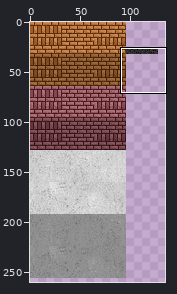
Sprite sheet: Factory/Tileset_Factory.png. The picture above shows the old version from afar; the outline marks the close-up.
Close-up. First the earlier version:
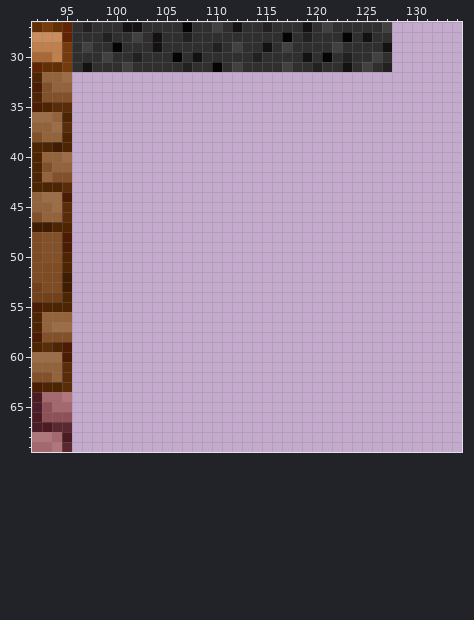
The file is 320x320 pixels. Colours within 5 levels of each other are drawn and written as one. Shown: x 92..134, y 27..69. The wide view leaves out empty margins.
New version:
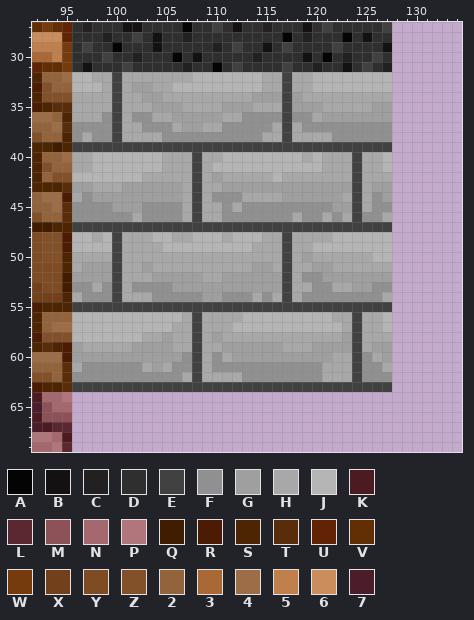
Palette (. is transparent): A #040404  B #131111  C #222020  D #2f2f2f  E #414141  F #909090  G #9f9f9f  H #a8a8a8  J #b5b5b5  K #4b1b21  L #5b2730  M #8d5258  N #a4686e  P #b0767c  Q #401c00  R #4b1b03  S #4e2503  T #5a2d0a  U #622304  V #622e04  W #753b0d  X #72411b  Y #7e4b23  Z #82512a  2 #93633b  3 #a96936  4 #9c6d46  5 #bf804d  6 #cb8d5b  7 #4b1c29
Diff:
Changed rows in their new state; - is an unchanged pixel.
first column x 96:
32 JJHHEHHHHHHHJJJJJJJHHEHHJJJJJJJJ
33 JJJHEHGGHHJJJJJJJJJHHEHHJJJJJJJJ
34 HHHHEHHGGHHHHHHHHHGGGEGHHHHHHHHH
35 HHHHEHHHGGGHHHHGGGHHHEGGGHHHHHGG
36 HHHFEHFFHHGGGGGHHFFFFEFFHGGGGGGG
37 FFFFEHHFFFHGGHHFFFFFHEHFFFFFFFFF
38 FHFFEHHHHFFFFFFFFFFHHEHHHHFFFFFF
39 EEEEEEEEEEEEEEEEEEEEEEEEEEEEEEEE
40 HHJJJJJJJHHHEHHJJJJJJJJHJHHHEHHJ
41 HHJJJJJJJHHHEHJJJJJJJJJJJHHHEHHJ
42 JJJJJJJHHHHHEHGHHHHHJHHHHHHHEHHH
43 GGHHHGGGGGGHEHHGGGGGGGGGGGGGEHGG
44 HFGGGGGGGGGHEHFFFHHHHGGGGGGHEHFG
45 FFFFGGGFFFFHEHHFHFFFFFFFFFGGEHFF
46 FFFFFFHFFFFHEHHFFFFFFFHFFHFHEFFH
47 EEEEEEEEEEEEEEEEEEEEEEEEEEEEEEEE
48 JJHJEHHHJJHHJJJHJJJHHEHHHHJJJJJJ
49 JJJJEHHHHJJJJJJJJJHHHEHHJJJJJJJJ
50 HHHHEHHHHHHHHHHHHHHHHEHGHHHHHHJJ
51 HGGGEHHGHHHHHHHHHHGGHEHHGGHHHHHH
52 GGGGEHHHGGGGGHHGGGGGGEHFFGGGGGGG
53 FFHFEHFFFFGGGGGGGGGGGEHHFFHHGGFF
54 HFFFEHHHFFFFFGGFFFHFHEHFFFFFFFFH
55 EEEEEEEEEEEEEEEEEEEEEEEEEEEEEEEE
56 JJJJJJJJJJJHEHHHHJJJJJJJJJHHEHHJ
57 JJJJJJJJJJHHEHHHJJJJJJJJJJJHEHHJ
58 JJJJJJJHHGHHEHGHHHHHHHHHHHHGEHHH
59 GHHHHHGGGGHHEHHGGGGGGHHHGGGGEHGG
60 GGGGGGGGGGGFEHFHGGGGGGGGGGHHEFHG
61 HFFFFFFHGHFFEHFFFFFFFFFFFHHHEFFH
62 FFFFFFFFFFFHEHHHHFFFFFFFFHHHEFFF
63 EEEEEEEEEEEEEEEEEEEEEEEEEEEEEEEE
Changed places in both close-ups, as pixel boxes (x1, y1, x2, y2):
added: (72, 72, 392, 392)
